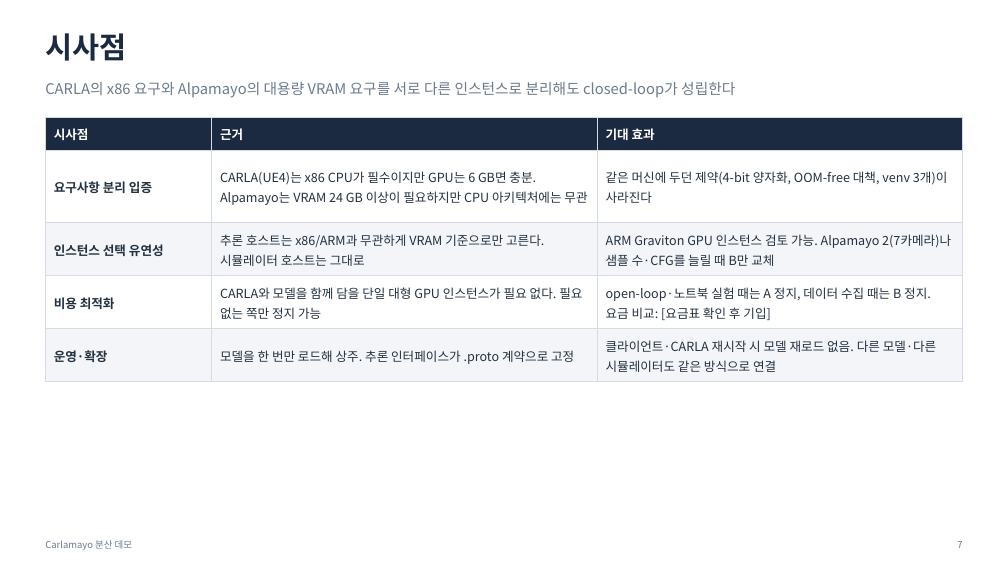
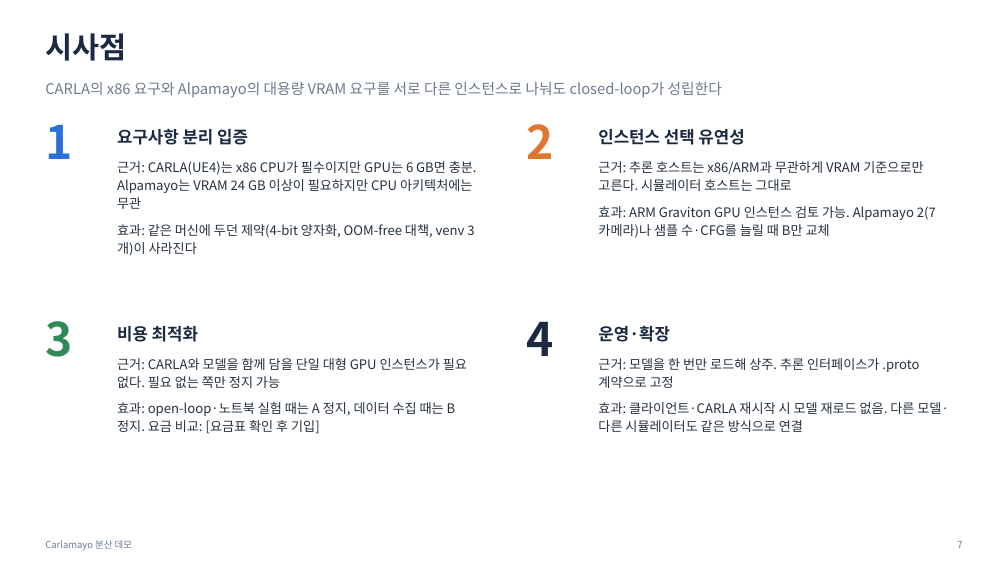
Before and after one commit to JwonMoon/carlamayo-my-distributed, a slide deck: slide 7 of docs/distributed/demo-overview-short.pptx. Drawn at 1008x567 pixels with LibreOffice and Linux fonts; fonts in the diff are those of the drawing. Boxes give left, top, right and bottom in pixels: in the first picture for what was removed or moved away, otherwise in the second. Text is boxed around its words. In the diff, an @@ line names an element or a change of style, - is before the commit and + after.

```diff
--- a/docs/distributed/demo-overview-short.pptx
+++ b/docs/distributed/demo-overview-short.pptx
@@ text at (45,82,722,98): text changed @@
-CARLA의 x86 요구와 Alpamayo의 대용량 VRAM 요구를 서로 다른 인스턴스로 분리해도 closed-loop가 성립한다
+CARLA의 x86 요구와 Alpamayo의 대용량 VRAM 요구를 서로 다른 인스턴스로 나눠도 closed-loop가 성립한다
@@ table removed at (45,117,963,376), 5 rows, 3 columns @@
-시사점 | 근거 | 기대 효과
-요구사항 분리 입증 | CARLA(UE4)는 x86 CPU가 필수이지만 GPU는 6 GB면 충분. Alpamayo는 VRAM 24 GB 이상이 필요하지만 CPU 아키텍처에는 무관 | 같은 머신에 두던 제약(4-bit 양자화, OOM-free 대책, venv 3개)이 사라진다
-인스턴스 선택 유연성 | 추론 호스트는 x86/ARM과 무관하게 VRAM 기준으로만 고른다. 시뮬레이터 호스트는 그대로 | ARM Graviton GPU 인스턴스 검토 가능. Alpamayo 2(7카메라)나 샘플 수·CFG를 늘릴 때 B만 교체
-비용 최적화 | CARLA와 모델을 함께 담을 단일 대형 GPU 인스턴스가 필요 없다. 필요 없는 쪽만 정지 가능 | open-loop·노트북 실험 때는 A 정지, 데이터 수집 때는 B 정지. 요금 비교: [요금표 확인 후 기입]
-운영·확장 | 모델을 한 번만 로드해 상주. 추론 인터페이스가 .proto 계약으로 고정 | 클라이언트·CARLA 재시작 시 모델 재로드 없음. 다른 모델·다른 시뮬레이터도 같은 방식으로 연결
@@ text added at (45,124,72,159), 44 pt, text #2A6FDB, bold @@
+1
@@ text added at (117,129,248,145), 16 pt, text #1B2A41, bold @@
+요구사항 분리 입증
@@ text added at (527,124,554,159), 44 pt, text #E0762B, bold @@
+2
@@ text added at (598,129,744,145), 16 pt, text #1B2A41, bold @@
+인스턴스 선택 유연성
@@ text added at (117,161,477,256), 12.5 pt, text #24313F @@
+근거: CARLA(UE4)는 x86 CPU가 필수이지만 GPU는 6 GB면 충분. Alpamayo는 VRAM 24 GB 이상이 필요하지만 CPU 아키텍처에는 무관
+효과: 같은 머신에 두던 제약(4-bit 양자화, OOM-free 대책, venv 3개)이 사라진다
@@ text added at (598,161,936,238), 12.5 pt, text #24313F @@
+근거: 추론 호스트는 x86/ARM과 무관하게 VRAM 기준으로만 고른다. 시뮬레이터 호스트는 그대로
+효과: ARM Graviton GPU 인스턴스 검토 가능. Alpamayo 2(7카메라)나 샘플 수·CFG를 늘릴 때 B만 교체
@@ text added at (45,321,72,357), 44 pt, text #2E8B57, bold @@
+3
@@ text added at (117,326,198,342), 16 pt, text #1B2A41, bold @@
+비용 최적화
@@ text added at (527,321,554,356), 44 pt, text #1B2A41, bold @@
+4
@@ text added at (598,326,670,342), 16 pt, text #1B2A41, bold @@
+운영·확장
@@ text added at (117,358,467,434), 12.5 pt, text #24313F @@
+근거: CARLA와 모델을 함께 담을 단일 대형 GPU 인스턴스가 필요 없다. 필요 없는 쪽만 정지 가능
+효과: open-loop·노트북 실험 때는 A 정지, 데이터 수집 때는 B 정지. 요금 비교: [요금표 확인 후 기입]
@@ text added at (598,358,949,432), 12.5 pt, text #24313F @@
+근거: 모델을 한 번만 로드해 상주. 추론 인터페이스가 .proto 계약으로 고정
+효과: 클라이언트·CARLA 재시작 시 모델 재로드 없음. 다른 모델·다른 시뮬레이터도 같은 방식으로 연결
```
Also in this commit, not shown: 3 other slides changed, 1 slide added, 1 slide removed, 2 other files.
